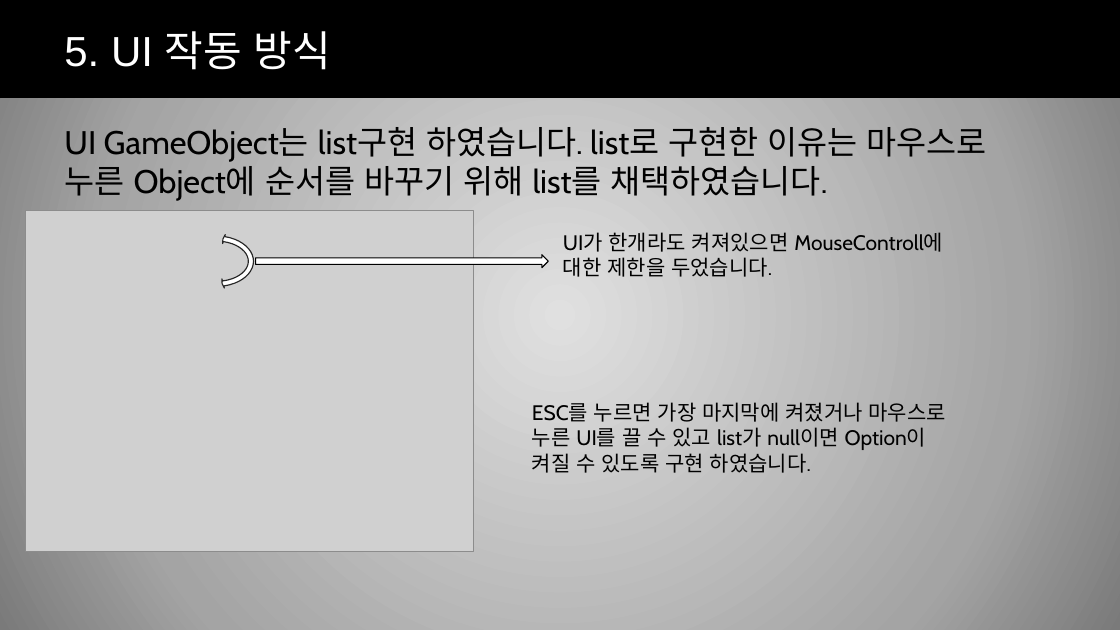
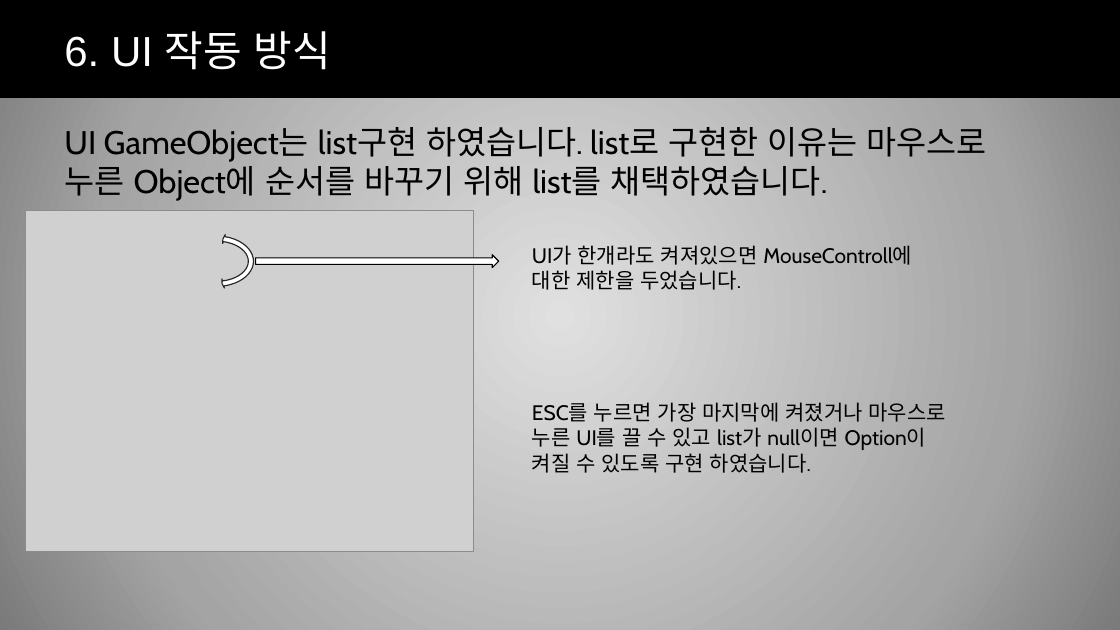
Before and after one commit to hyungun26/TheDarkest, a slide deck: slide 11 of The Darkest ppt.pptx (slide 9 before the commit). Drawn at 1120x630 pixels with LibreOffice and Linux fonts; fonts in the diff are those of the drawing; grey boxes stand for pictures; background and template pictures are left out. Boxes give left, top, right and bottom in pixels: in the first picture for what was removed or moved away, otherwise in the second. Text is boxed around its words. In the diff, an @@ line names an element or a change of style, - is before the commit and + after.

```diff
--- a/The Darkest ppt.pptx
+++ b/The Darkest ppt.pptx
@@ title at (x1=64, y1=31, x2=331, y2=70): text changed @@
-5. UI 작동 방식
+6. UI 작동 방식
@@ text "UI가 한개라도 켜져있으면 MouseControll에 대한 ..." moved from (x1=563, y1=232, x2=943, y2=277) to (x1=532, y1=245, x2=912, y2=290) @@
@@ right arrow resized from (x1=255, y1=255, x2=548, y2=267) to (x1=255, y1=255, x2=498, y2=267) @@
```
Also in this commit, not shown: 8 other slides changed, 2 slides added, 2 other files.
